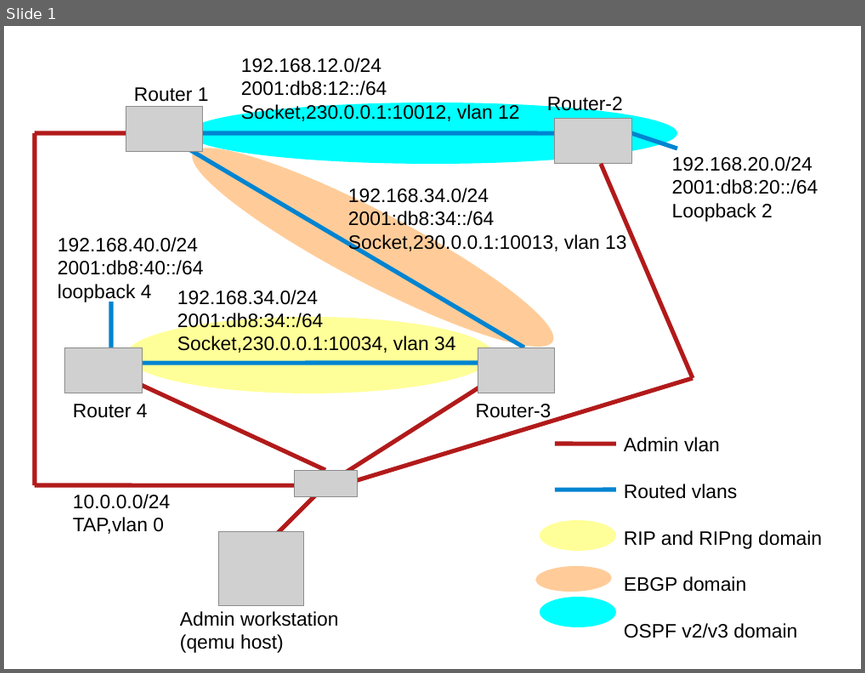
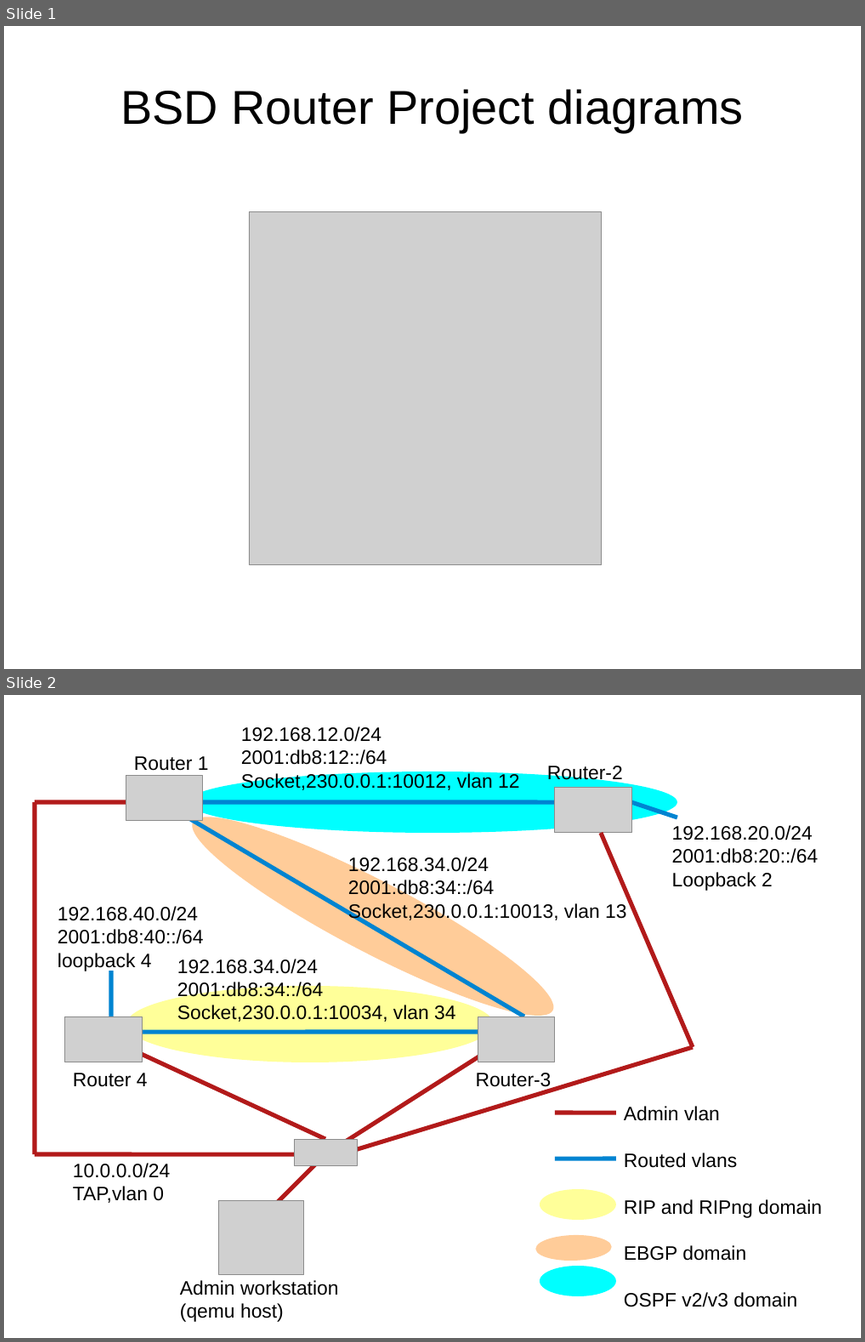
Before and after one commit to wwaites/bsdrp-old, a slide deck: docs/labs.examples.odp. Shown one above the other, each under a label of ours: slide 1 before the commit, slides 1 and 2 after it. The pictures are 865x673 and 865x1342 pixels, drawn with LibreOffice and Linux fonts; fonts in the diff are those of the drawing; grey boxes stand for pictures. Boxes give left, top, right and bottom in pixels: in the first picture for what was removed or moved away, otherwise in the second. Text is boxed around its words. In the diff, an @@ line names an element or a change of style, - is before the commit and + after.

```diff
--- a/docs/labs.examples.odp
+++ b/docs/labs.examples.odp
@@ slide 1 added at [4,26,861,669], background #FFFFFF @@
@@ title added at [120,89,744,132], 44 pt, text #000000 @@
+BSD Router Project diagrams
@@ picture added at [249,212,602,565] @@
@@ what was slide 1 is now slide 2 @@
```
Also in this commit, not shown: 3 slides changed, 3 other slides added.
